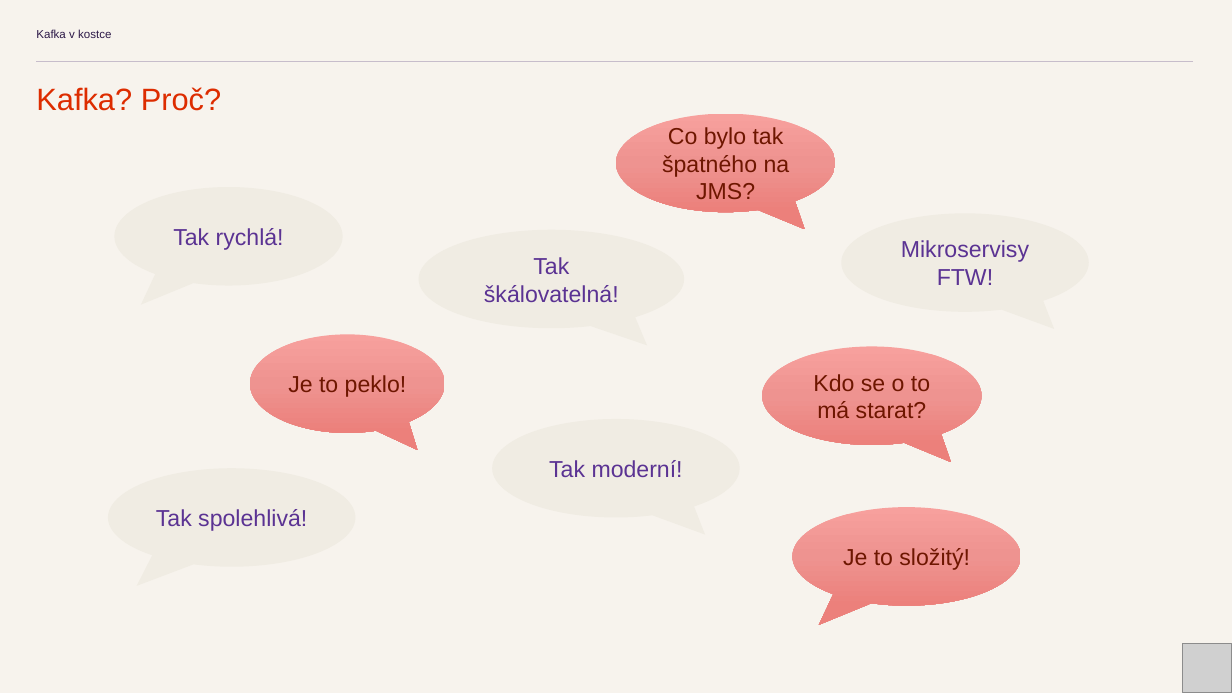
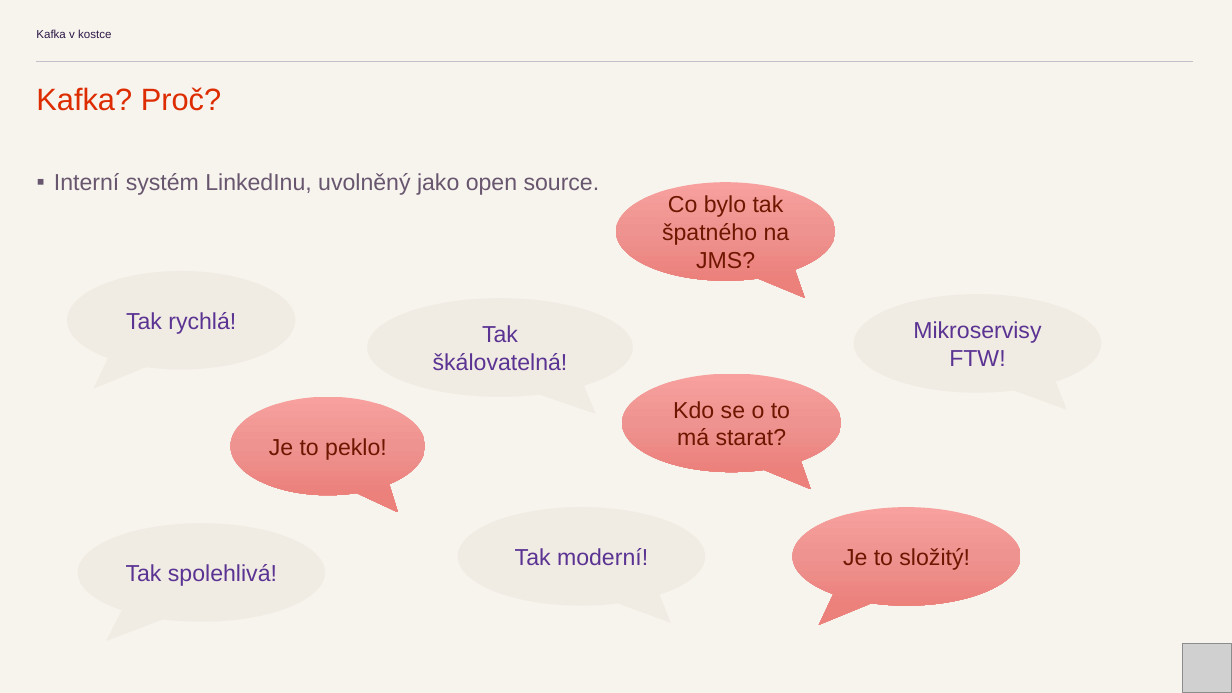
Before and after one commit to kicune/kafka_v_kostce, a slide deck: slide 2 of prez/Kafka v kostce.pptx. Drawn at 1232x693 pixels with LibreOffice and Linux fonts; fonts in the diff are those of the drawing; grey boxes stand for pictures. Boxes give left, top, right and bottom in pixels: in the first picture for what was removed or moved away, otherwise in the second. Text is boxed around its words. In the diff, an @@ line names an element or a change of style, - is before the commit and + after.

```diff
--- a/prez/Kafka v kostce.pptx
+++ b/prez/Kafka v kostce.pptx
@@ text added at (54,173,600,195), 18 pt, text #67566E @@
+▪ Interní systém LinkedInu, uvolněný jako open source.
@@ speech bubble "Co bylo tak špatného na ...": place and size @@
-speech bubble "Co bylo tak špatného na ..." at (616,114,836,213)
+speech bubble "Co bylo tak špatného na ..." at (616,182,836,281)
@@ speech bubble "Tak rychlá!": place and size @@
-speech bubble "Tak rychlá!" at (115,187,343,286)
+speech bubble "Tak rychlá!" at (67,271,296,370)
@@ speech bubble "Tak škálovatelná!": place and size @@
-speech bubble "Tak škálovatelná!" at (419,230,684,329)
+speech bubble "Tak škálovatelná!" at (367,299,632,397)
@@ speech bubble "Mikroservisy FTW!": place and size @@
-speech bubble "Mikroservisy FTW!" at (842,213,1090,312)
+speech bubble "Mikroservisy FTW!" at (854,294,1102,393)
@@ speech bubble "Kdo se o to má ...": place and size @@
-speech bubble "Kdo se o to má ..." at (762,347,982,445)
+speech bubble "Kdo se o to má ..." at (622,373,841,472)
@@ speech bubble "Je to peklo!": place and size @@
-speech bubble "Je to peklo!" at (250,335,445,433)
+speech bubble "Je to peklo!" at (230,396,425,495)
@@ speech bubble "Tak moderní!": place and size @@
-speech bubble "Tak moderní!" at (493,419,740,518)
+speech bubble "Tak moderní!" at (457,507,705,606)
@@ speech bubble "Tak spolehlivá!": place and size @@
-speech bubble "Tak spolehlivá!" at (108,469,356,567)
+speech bubble "Tak spolehlivá!" at (78,523,325,622)
```
Also in this commit, not shown: 16 other slides changed.
